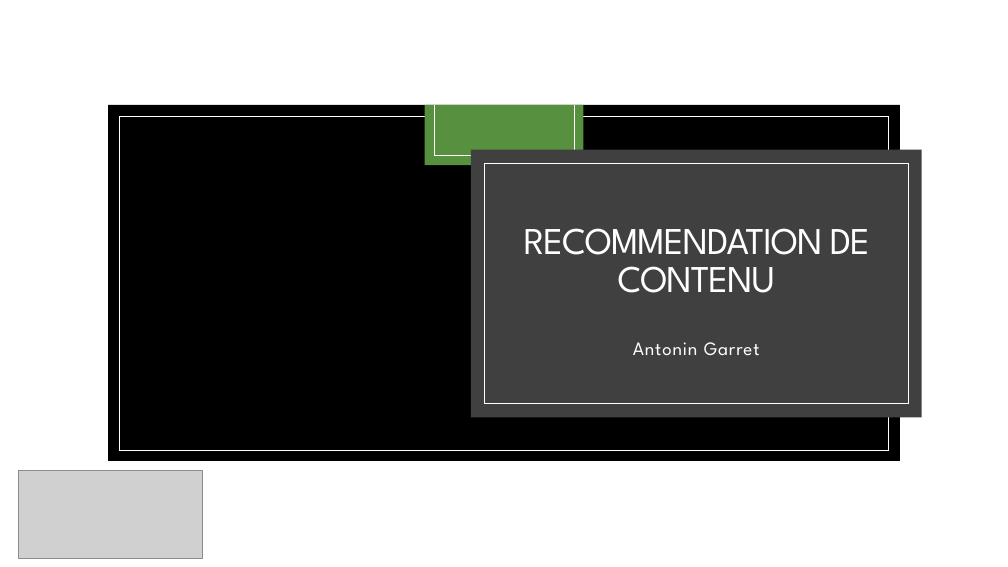
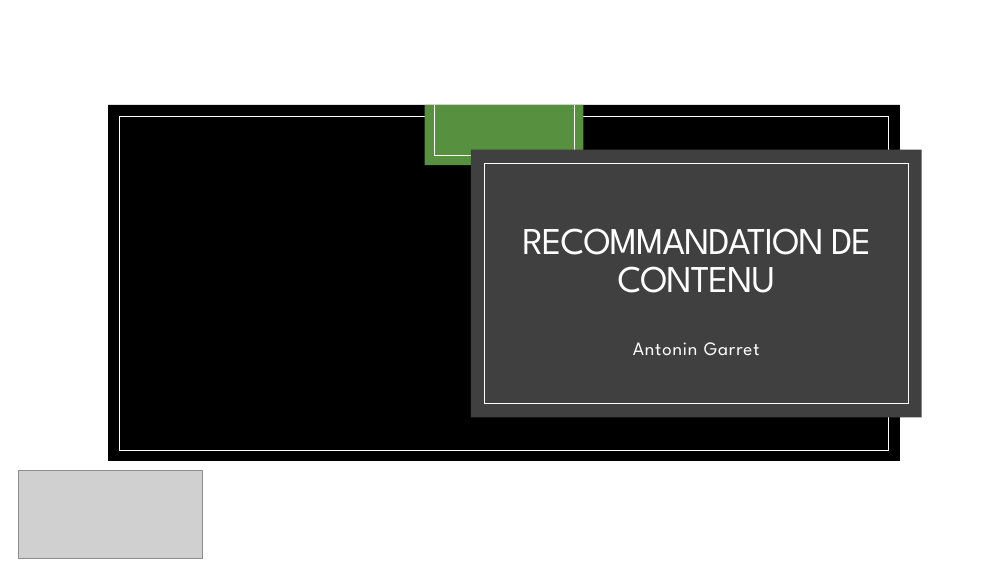
Before and after one commit to AntoninGarret/P9-Logo-Recommandation, a slide deck: slide 1 of Presentation.pptx. Drawn at 1008x567 pixels with LibreOffice and Linux fonts; fonts in the diff are those of the drawing; grey boxes stand for pictures; background and template pictures are left out. Boxes give left, top, right and bottom in pixels: in the first picture for what was removed or moved away, otherwise in the second. Text is boxed around its words. In the diff, an @@ line names an element or a change of style, - is before the commit and + after.

```diff
--- a/Presentation.pptx
+++ b/Presentation.pptx
@@ title at (522,228,871,293): text changed @@
-RECOMMENDATION DE CONTENU
+RECOMMANDATION DE CONTENU
```
Also in this commit, not shown: 7 other slides changed, 1 other file.
